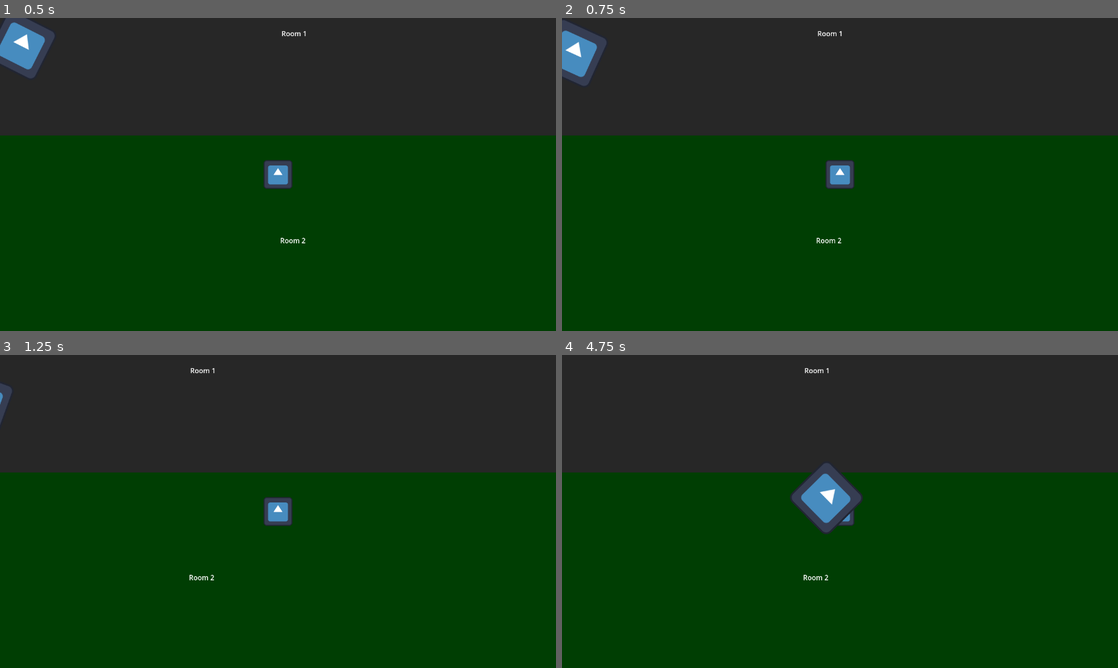
Above: before the commit, frames 1-4 (two rows, left to right).
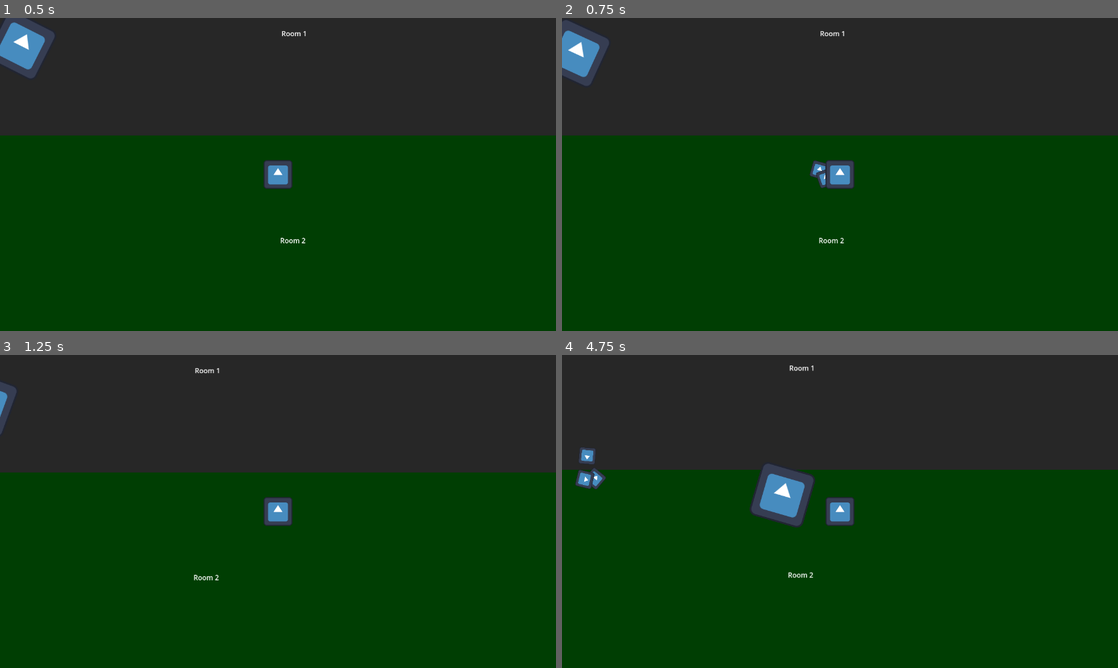
Above: after the commit, the same moments.

Repository: luisgcarrillo/WildGameJam
Game: Godot game, scene res://Scenes/world.tscn
Same seed, same stepped clock (60 frames per second), same inputs: the game is played once before the commit and once after it. The engine's default icon, where the game draws it, is replaced by a stand-in: a white triangle on a blue panel in a dark square.
Inputs (mouse positions are in pixels of both pictures, inside the frame that each line leads up to):
- Up to frame 1 (0.5 s): no input
- Up to frame 2 (0.75 s): move the mouse to (962, 158) at 0.52 s; hold Right (Right) from 0.53 s (still down); click (962, 158) at 0.67 s
- Up to frame 3 (1.25 s): keep holding Right (Right)
- Up to frame 4 (4.75 s): move the mouse to (728, 527) at 1.27 s; release Right (Right) at 1.28 s; hold S (Down) 1.28-2.03 s; click (728, 527) at 1.42 s; move the mouse to (895, 442) at 2.02 s; hold Right (Right) 2.03-2.78 s; click (895, 442) at 2.17 s; move the mouse to (812, 574) at 2.77 s; hold Up (Up) 2.78-3.53 s; click (812, 574) at 2.92 s; move the mouse to (1006, 558) at 3.52 s; hold A (Left) from 3.53 s (still down); click (1006, 558) at 3.67 s; move the mouse to (673, 464) at 4.27 s; click (673, 464) at 4.42 s

Frame 1 is identical in both runs. In frame 2, 0.5% of the frame differs, in the area x 0-51%, y 0-72%; in frame 3, 0.3%; in frame 4, 4.2%, in the area x 0-100%, y 3-72%.

Commit message:
Projectiles
Basic projectiles added. Left click to shoot.

Diff:
--- /dev/null
+++ b/Scenes/Projectile.gd
@@ -0,0 +1,11 @@
+extends RigidBody2D
+
+
+# Called when the node enters the scene tree for the first time.
+func _ready():
+	pass # Replace with function body.
+
+
+# Called every frame. 'delta' is the elapsed time since the previous frame.
+func _process(delta):
+	pass
--- /dev/null
+++ b/Scenes/projectile.tscn
@@ -0,0 +1,19 @@
+[gd_scene load_steps=4 format=3 uid="uid://cpbpfx8pctdkm"]
+
+[ext_resource type="Texture2D" uid="uid://dhg44avw2b2q" path="res://icon.svg" id="1_5io7w"]
+[ext_resource type="Script" path="res://Scenes/Projectile.gd" id="1_oc26i"]
+
+[sub_resource type="CircleShape2D" id="CircleShape2D_thtvm"]
+
+[node name="Projectile" type="RigidBody2D"]
+mass = 0.02
+gravity_scale = 0.543
+script = ExtResource("1_oc26i")
+
+[node name="CollisionShape2D2" type="CollisionShape2D" parent="."]
+shape = SubResource("CircleShape2D_thtvm")
+one_way_collision_margin = 0.3
+
+[node name="Sprite2D2" type="Sprite2D" parent="."]
+scale = Vector2(0.3, 0.3)
+texture = ExtResource("1_5io7w")
--- a/Scripts/Player.gd
+++ b/Scripts/Player.gd
@@ -19,5 +19,15 @@
 		velocity.x -= SPEED
 	if Input.is_action_pressed("Right"):
 		velocity.x += SPEED
+	if Input.is_mouse_button_pressed(MOUSE_BUTTON_LEFT):
+		shoot_projectile( get_local_mouse_position().x, get_local_mouse_position().y)
 
 	move_and_slide()
+
+func shoot_projectile(x,y):
+	const BULLET = preload("res://Scenes/projectile.tscn")
+	var bullet = BULLET.instantiate()
+	get_parent().add_child(bullet)
+	bullet.position = Vector2(position.x,position.y)
+	#bullet.angular_velocity = 2000
+	bullet.add_constant_central_force(Vector2(x,y))
